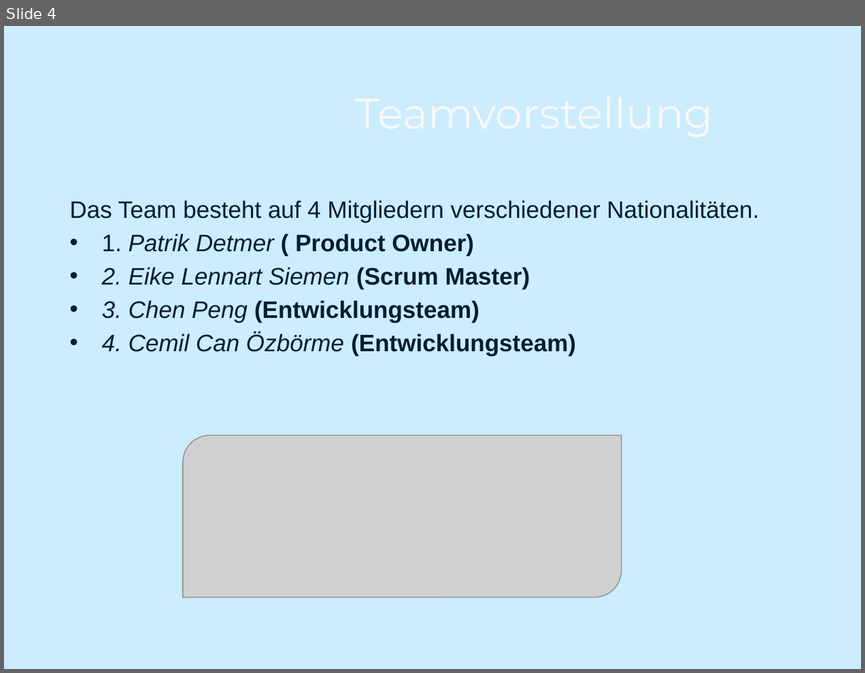
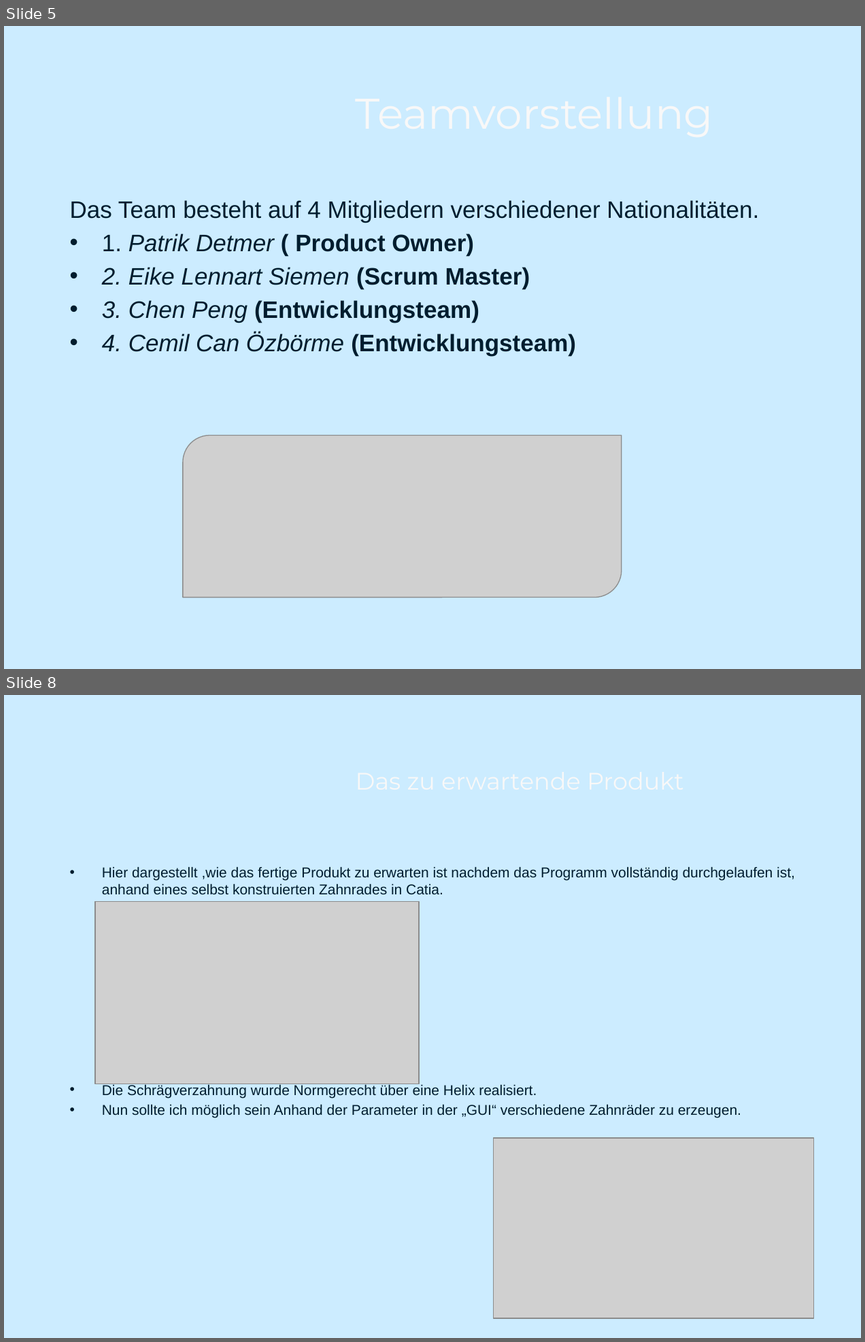
Before and after one commit to ei2131/HSP-Sprint-3, a slide deck: ZahnradHspA-main/Zahnlos GmbH & Co.pptx. Shown one above the other, each under a label of ours: slide 4 before the commit, slides 5 and 8 after it; the slides between them are not shown. The pictures are 865x673 and 865x1342 pixels, drawn with LibreOffice and Linux fonts; fonts in the diff are those of the drawing; grey boxes stand for pictures; background and template pictures are left out. Boxes give left, top, right and bottom in pixels: in the first picture for what was removed or moved away, otherwise in the second. Text is boxed around its words. In the diff, an @@ line names an element or a change of style, - is before the commit and + after.

```diff
--- a/ZahnradHspA-main/Zahnlos GmbH & Co.pptx
+++ b/ZahnradHspA-main/Zahnlos GmbH & Co.pptx
@@ slide 8 added at [4, 695, 861, 1338], background picture (left out) @@
@@ title added at [347, 731, 804, 831], 20 pt, text #F8F8F8 @@
+Das zu erwartende Produkt
@@ text added at [102, 866, 795, 1118], 12 pt, text #001D2E @@
+• Hier dargestellt ,wie das fertige Produkt zu erwarten ist nachdem das Programm vollständig durchgelaufen ist, anhand eines selbst konstruierten Zahnrades in Catia.
+• Die Schrägverzahnung wurde Normgerecht über eine Helix realisiert.
+• Nun sollte ich möglich sein Anhand der Parameter in der „GUI“ verschiedene Zahnräder zu erzeugen.
@@ picture added at [95, 902, 419, 1084] @@
@@ picture added at [493, 1138, 814, 1318] @@
@@ what was slide 4 is now slide 5 @@
```
Also in this commit, not shown: 5 slides changed, 2 other slides added.
